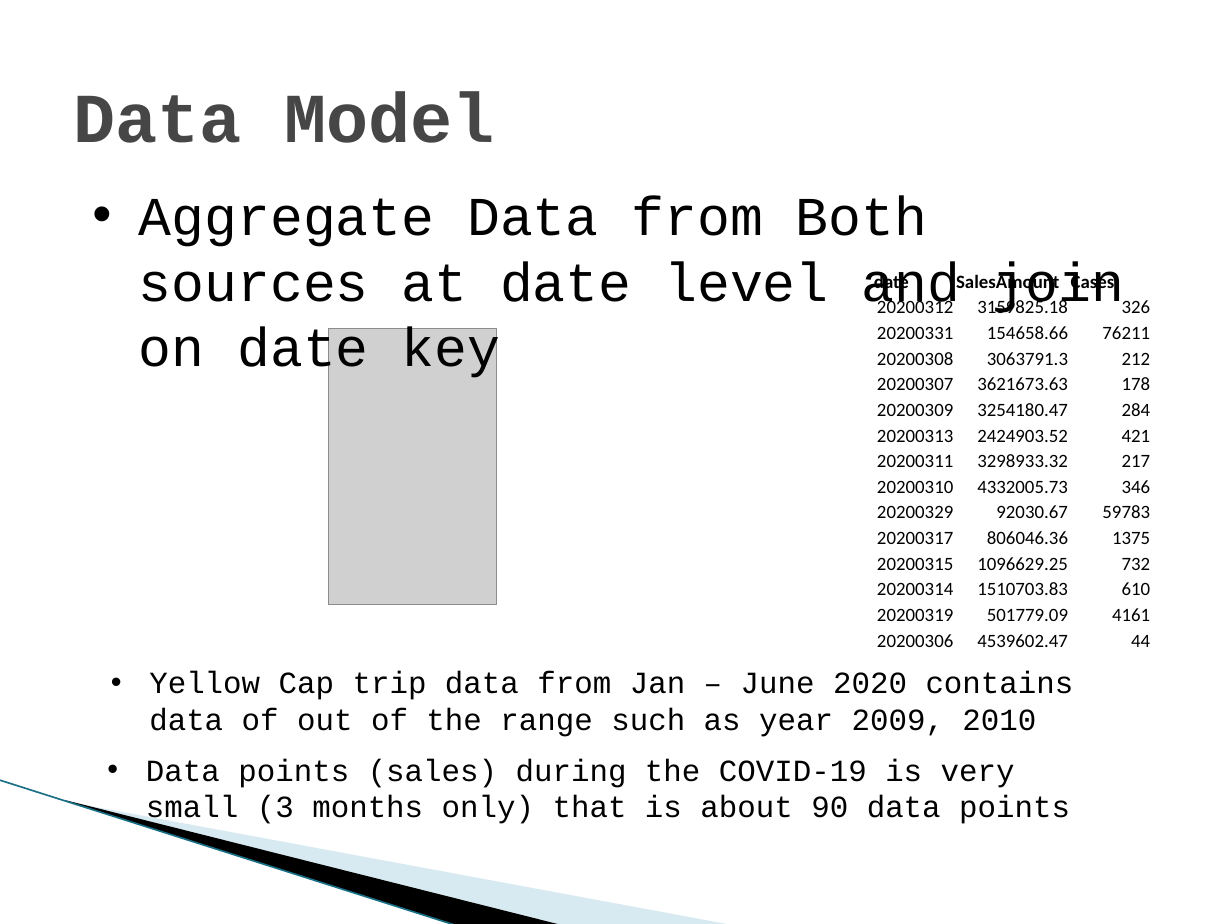
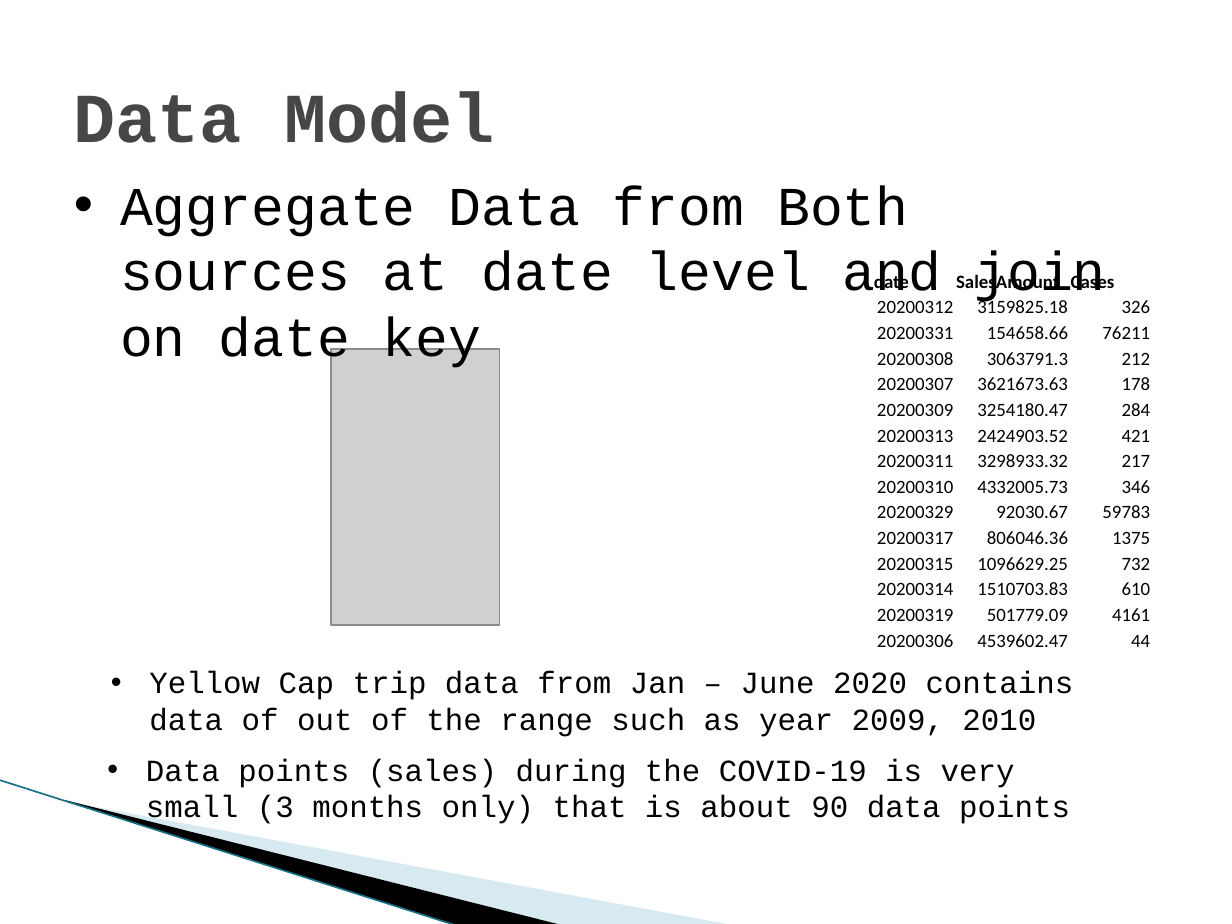
Before and after one commit to ziadmohd/NYCYellowTaxi, a slide deck: slide 5 of Impact of COVID-10 on NYC Taxi Industries.pptx. Drawn at 1232x924 pixels with LibreOffice and Linux fonts; fonts in the diff are those of the drawing; grey boxes stand for pictures; background and template pictures are left out. Boxes give left, top, right and bottom in pixels: in the first picture for what was removed or moved away, otherwise in the second. Text is boxed around its words. In the diff, an @@ line names an element or a change of style, - is before the commit and + after.

```diff
--- a/Impact of COVID-10 on NYC Taxi Industries.pptx
+++ b/Impact of COVID-10 on NYC Taxi Industries.pptx
@@ text "Aggregate Data from Both sources ...": place and size @@
-text "Aggregate Data from Both sources ..." at bbox=[139, 196, 1124, 381]
+text "Aggregate Data from Both sources ..." at bbox=[120, 186, 1105, 371]
@@ picture: place and size @@
-picture at bbox=[329, 329, 496, 605]
+picture at bbox=[331, 349, 499, 625]
```
Also in this commit, not shown: 2 other slides changed.
